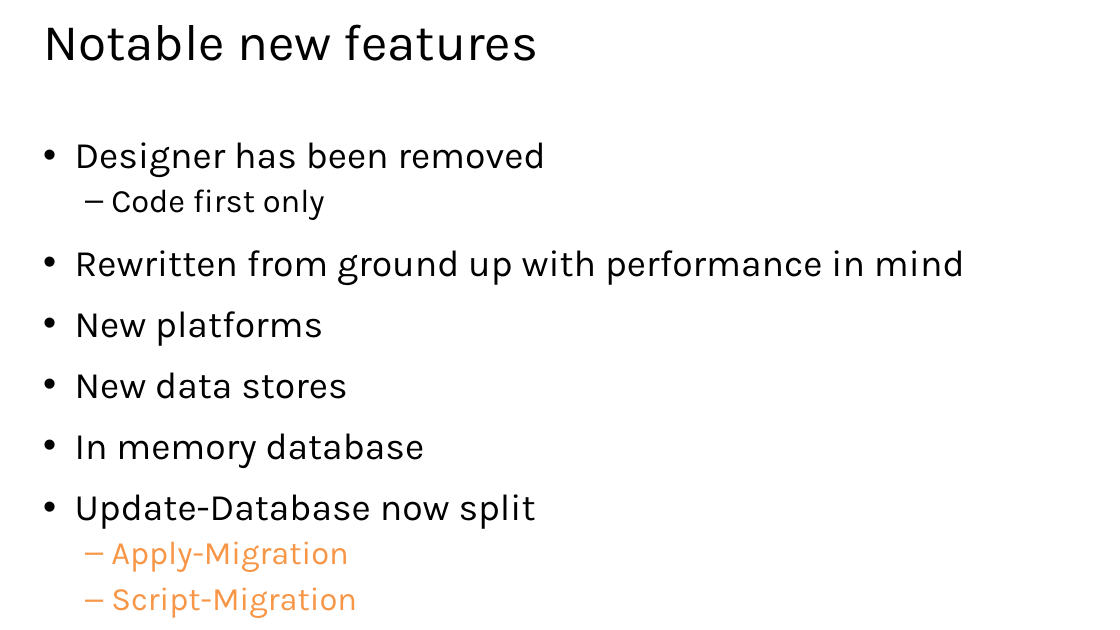
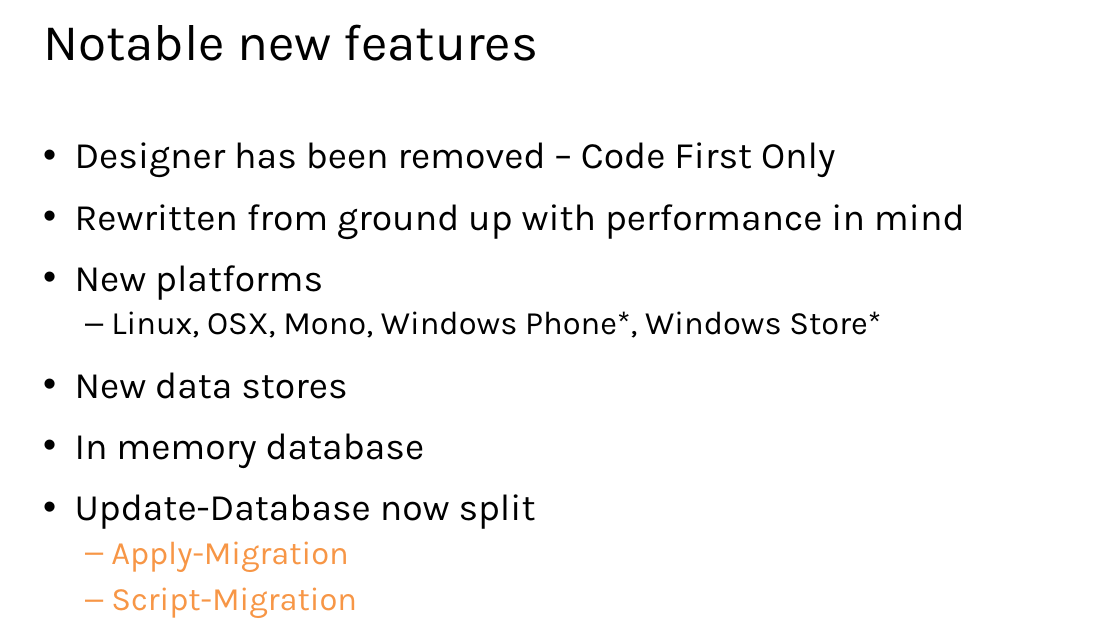
Before and after one commit to xuemiantao/EntityFramework, a slide deck: slide 18 of Slides/06 - Integrating Extra Features and Looking Forward.pptx. Drawn at 1120x630 pixels with LibreOffice and Linux fonts; fonts in the diff are those of the drawing. Boxes give left, top, right and bottom in pixels: in the first picture for what was removed or moved away, otherwise in the second. Text is boxed around its words. In the diff, an @@ line names an element or a change of style, - is before the commit and + after.

```diff
--- a/Slides/06 - Integrating Extra Features and Looking Forward.pptx
+++ b/Slides/06 - Integrating Extra Features and Looking Forward.pptx
@@ text at [75,142,835,178]: text changed @@
-• Designer has been removed
-  – Code first only
+• Designer has been removed – Code First Only
@@ text at [111,311,881,338]: paragraph added @@
+  – Linux, OSX, Mono, Windows Phone*, Windows Store*
```
Also in this commit, not shown: 3 other slides changed, 2 other files.
